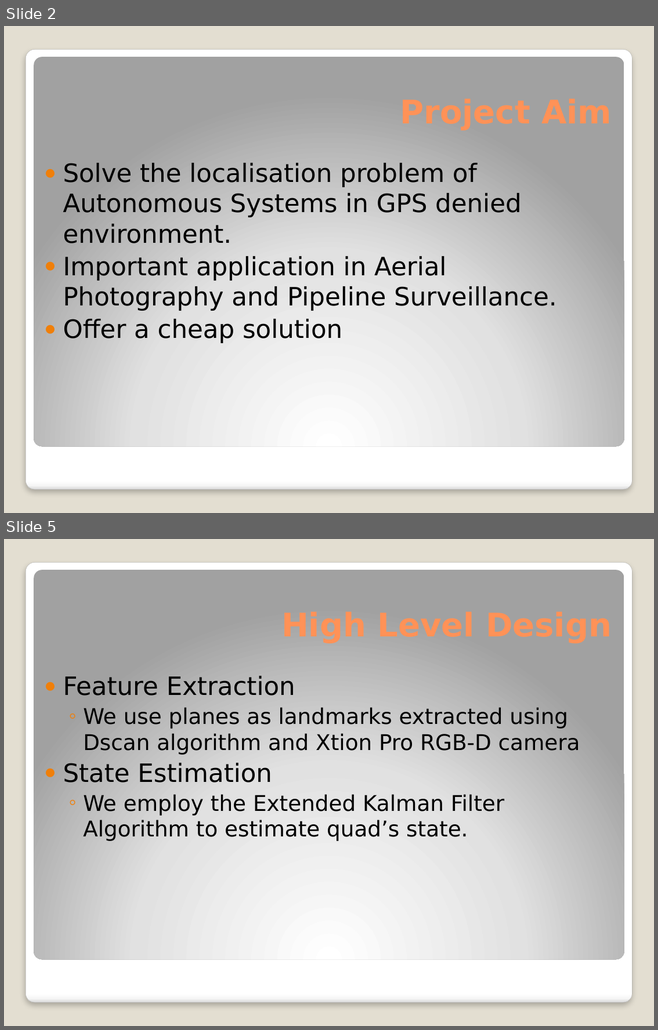
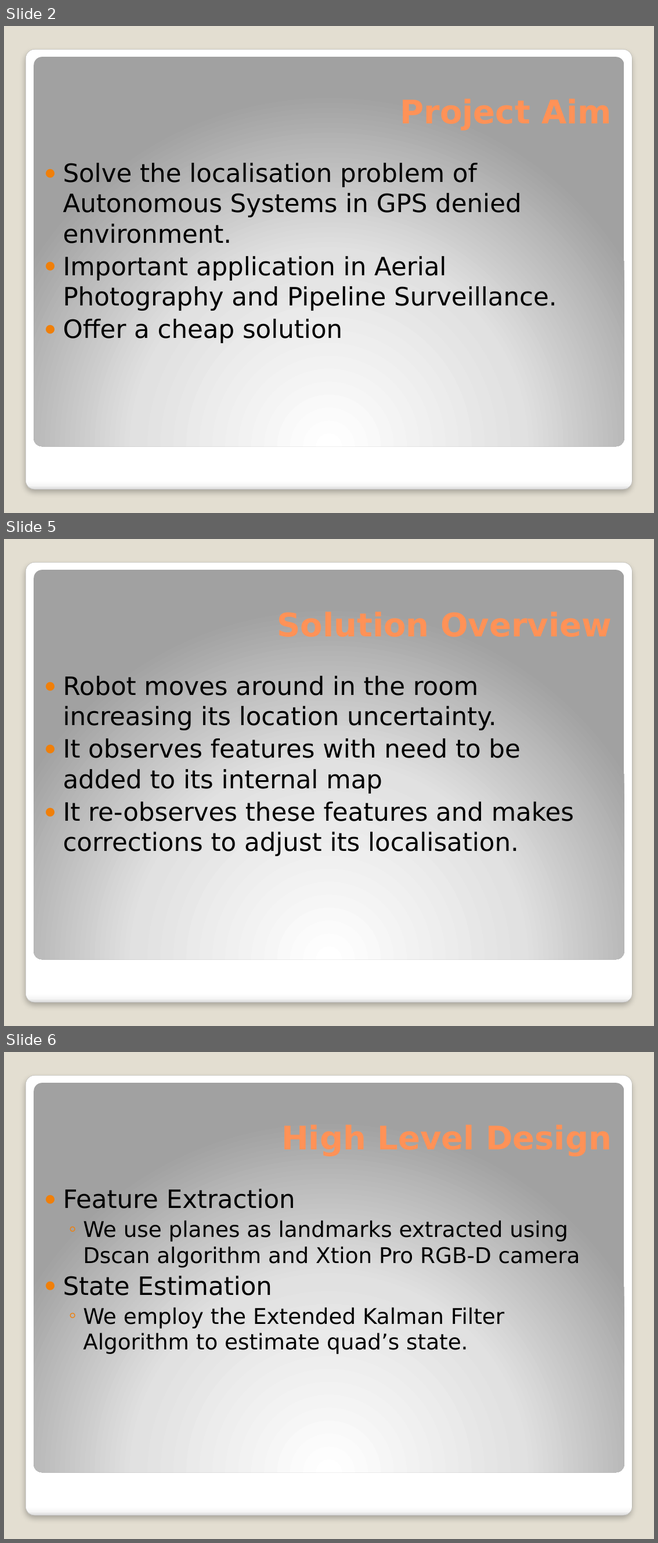
Before and after one commit to proftom/QuadCopter, a slide deck: presentation.pptx. Shown one above the other, each under a label of ours: slides 2 and 5 before the commit, slides 2, 5 and 6 after it; the slides between them are not shown. The pictures are 658x1030 and 658x1543 pixels, drawn with LibreOffice and Linux fonts; fonts in the diff are those of the drawing. Boxes give left, top, right and bottom in pixels: in the first picture for what was removed or moved away, otherwise in the second. Text is boxed around its words. In the diff, an @@ line names an element or a change of style, - is before the commit and + after.

```diff
--- a/presentation.pptx
+++ b/presentation.pptx
@@ slide 5 added at <box>4,539,654,1026</box>, background #E3DED1; not listed: 2 template elements that a slide beside it also shows @@
@@ text added at <box>63,676,574,856</box>, 28 pt, text #000000 @@
+● Robot moves around in the room increasing its location uncertainty.
+● It observes features with need to be added to its internal map
+● It re-observes these features and makes corrections to adjust its localisation.
@@ what was slide 5 is now slide 6 @@
```
Also in this commit, not shown: 5 slides changed, 1 slide removed.
